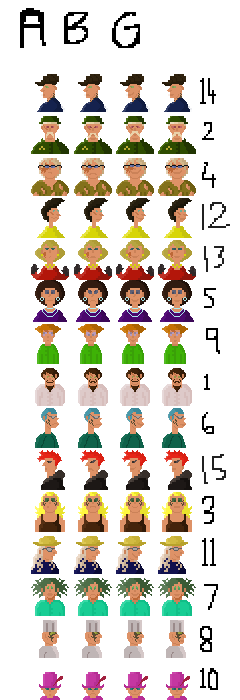
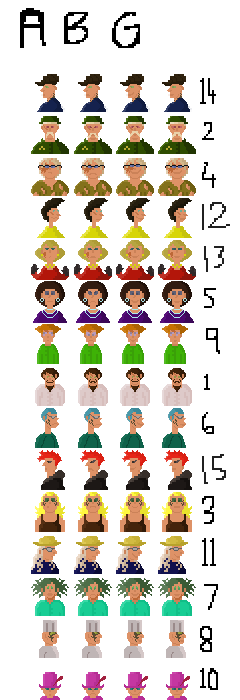
Before/after of a 240 x 700 layered artwork. What changed in the layer stack:
painted on "Layer 15" over [33, 280, 194, 323]
